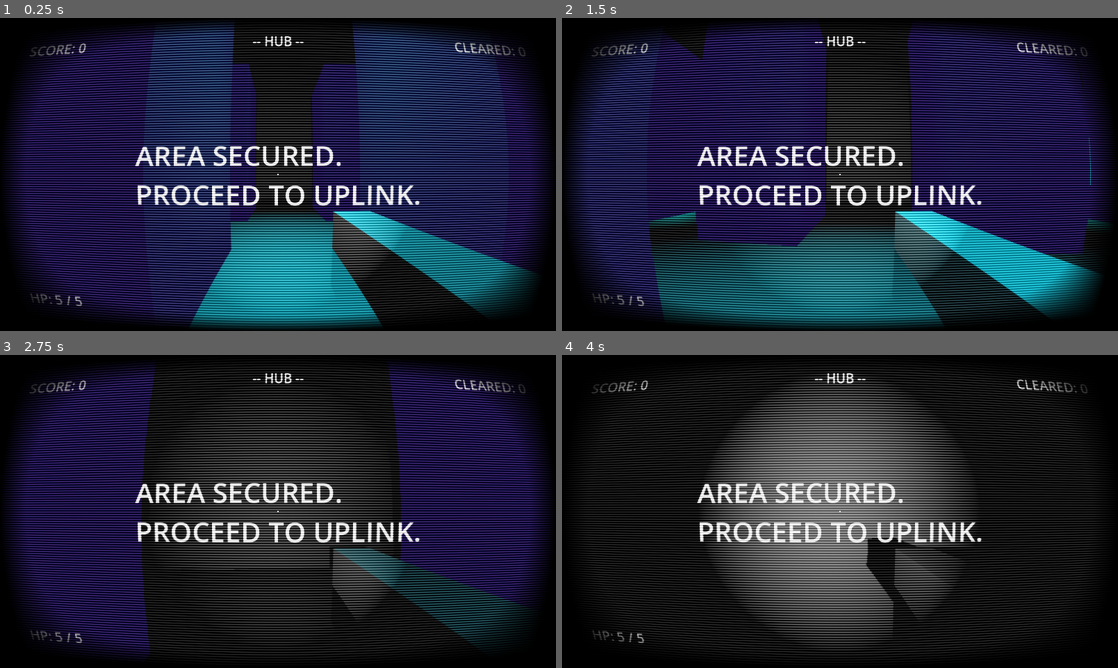
Above: before the commit, frames 1-4 (two rows, left to right).
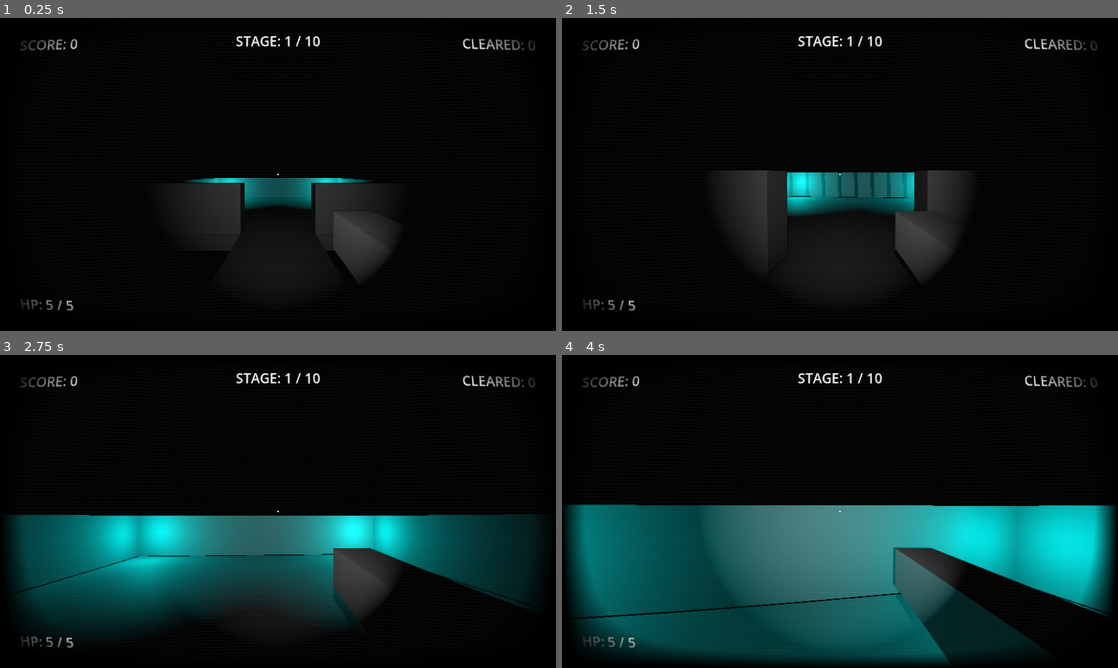
Above: after the commit, the same moments.

Repository: EnderiousGaming/R0-0TRoguelike
Game: Godot game, scene res://scenes/world_a.tscn
Two runs of this game, one before a commit and one after it. Both use one fixed random seed, a clock stepped at 60 frames per second and the inputs below. This scene is started directly instead of the project's main scene.
Inputs (mouse positions are in pixels of both pictures, inside the frame that each line leads up to):
- Up to frame 1 (0.25 s): no input
- Up to frame 2 (1.5 s): tap Enter (ui_accept) at 0.5, 0.77, 0.8, 1.07, 1.35 s; move the mouse to (867, 174) at 0.52 s; press the mouse at (867, 174) at 0.53 s; hold Up (ui_up) from 0.53 s (still down); move the mouse to (812, 174) at 1.27 s; release the mouse at (812, 174) at 1.28 s
- Up to frame 3 (2.75 s): keep holding Up (ui_up); tap Enter (ui_accept) at 1.52, 1.82, 2.3 s; click (250, 511) at 1.55 s; move the mouse to (289, 505) at 2.02 s; press the mouse at (289, 505) at 2.03 s
- Up to frame 4 (4 s): keep holding Up (ui_up); move the mouse to (834, 517) at 2.77 s; release the mouse at (834, 517) at 2.78 s; click (834, 517) at 2.85 s; tap Enter (ui_accept) at 3.02, 3.32, 3.6, 3.77 s; move the mouse to (878, 514) at 3.52 s; click (878, 514) at 3.67 s

The runs differ from the first frame. In frame 1, 70% of the frame differs, in the area x 1-99%, y 1-100%; in frame 2, 69%; in frame 3, 60%; in frame 4, 63%.

Commit message:
Added upgrades and a sword

Diff:
--- a/scenes/hub.tscn
+++ b/scenes/hub.tscn
@@ -4,6 +4,7 @@
 [ext_resource type="Script" uid="uid://ca2i1qfb50ghw" path="res://scripts/hub.gd" id="1_w6xti"]
 [ext_resource type="PackedScene" uid="uid://il4prkm7s6oo" path="res://scenes/portal.tscn" id="3_w6xti"]
 [ext_resource type="PackedScene" uid="uid://brf32bxx2jhxk" path="res://scenes/kill_plane.tscn" id="4_7wvbm"]
+[ext_resource type="Script" uid="uid://o4kkpjhrl3kf" path="res://scripts/weapon_rack.gd" id="5_bfqb0"]
 
 [sub_resource type="ProceduralSkyMaterial" id="ProceduralSkyMaterial_d1od2"]
 sky_horizon_color = Color(0.66224277, 0.6717428, 0.6867428, 1)
@@ -17,6 +18,8 @@
 sky = SubResource("Sky_w6xti")
 tonemap_mode = 2
 glow_enabled = true
+
+[sub_resource type="BoxShape3D" id="BoxShape3D_7wvbm"]
 
 [node name="Hub" type="Node3D" unique_id=320873723]
 script = ExtResource("1_w6xti")
@@ -41,3 +44,29 @@
 
 [node name="KillPlane" parent="." unique_id=1321934473 instance=ExtResource("4_7wvbm")]
 transform = Transform3D(1, 0, 0, 0, 1, 0, 0, 0, 1, 0, -10, 0)
+
+[node name="BlasterRack" type="Area3D" parent="." unique_id=2013609654]
+transform = Transform3D(1, 0, 0, 0, 1, 0, 0, 0, 1, -3, 2.5, -4)
+collision_mask = 3
+script = ExtResource("5_bfqb0")
+
+[node name="CollisionShape3D" type="CollisionShape3D" parent="BlasterRack" unique_id=603030871]
+shape = SubResource("BoxShape3D_7wvbm")
+
+[node name="Label3D" type="Label3D" parent="BlasterRack" unique_id=746052179]
+text = "EQUIP: BLASTER"
+
+[node name="SwordRack" type="Area3D" parent="." unique_id=681128436]
+transform = Transform3D(1, 0, 0, 0, 1, 0, 0, 0, 1, 3, 2.5, -4)
+collision_mask = 3
+script = ExtResource("5_bfqb0")
+weapon_type = "sword"
+
+[node name="CollisionShape3D" type="CollisionShape3D" parent="SwordRack" unique_id=252381776]
+shape = SubResource("BoxShape3D_7wvbm")
+
+[node name="Label3D" type="Label3D" parent="SwordRack" unique_id=206996318]
+text = "EQUIP: SWORD"
+
+[connection signal="body_entered" from="BlasterRack" to="BlasterRack" method="_on_body_entered"]
+[connection signal="body_entered" from="SwordRack" to="SwordRack" method="_on_body_entered"]
--- a/scenes/player.tscn
+++ b/scenes/player.tscn
@@ -19,12 +19,79 @@
 material = SubResource("StandardMaterial3D_3vyb7")
 size = Vector3(0.2, 0.2, 1)
 
+[sub_resource type="BoxMesh" id="BoxMesh_qhqgy"]
+size = Vector3(0.1, 1.2, 0.1)
+
+[sub_resource type="BoxShape3D" id="BoxShape3D_g2els"]
+size = Vector3(0.3, 2.4, 0.3)
+
 [sub_resource type="ShaderMaterial" id="ShaderMaterial_qhqgy"]
 shader = ExtResource("2_g2els")
-shader_parameter/vignette_multiplier = 90.0000042275
-shader_parameter/curvature = 3.000000095
-shader_parameter/scanline_count = 250.0
-shader_parameter/scanline_intensity = 0.2
+shader_parameter/vignette_multiplier = 100.0
+shader_parameter/curvature = 5.00000019
+shader_parameter/scanline_count = 350.000016625
+shader_parameter/scanline_intensity = 0.050000002375
+
+[sub_resource type="Animation" id="Animation_qhqgy"]
+length = 0.001
+tracks/0/type = "value"
+tracks/0/imported = false
+tracks/0/enabled = true
+tracks/0/path = NodePath("Head/Camera3D/SwordMesh:rotation")
+tracks/0/interp = 1
+tracks/0/loop_wrap = true
+tracks/0/keys = {
+"times": PackedFloat32Array(0),
+"transitions": PackedFloat32Array(1),
+"update": 0,
+"values": [Vector3(-0.38475785, 0, 0)]
+}
+tracks/1/type = "value"
+tracks/1/imported = false
+tracks/1/enabled = true
+tracks/1/path = NodePath("Head/Camera3D/SwordMesh:position")
+tracks/1/interp = 1
+tracks/1/loop_wrap = true
+tracks/1/keys = {
+"times": PackedFloat32Array(0),
+"transitions": PackedFloat32Array(1),
+"update": 0,
+"values": [Vector3(0.6, -0.5, -1.4)]
+}
+
+[sub_resource type="Animation" id="Animation_g2els"]
+resource_name = "swing"
+length = 0.4
+tracks/0/type = "value"
+tracks/0/imported = false
+tracks/0/enabled = true
+tracks/0/path = NodePath("Head/Camera3D/SwordMesh:position")
+tracks/0/interp = 1
+tracks/0/loop_wrap = true
+tracks/0/keys = {
+"times": PackedFloat32Array(0, 0.1, 0.4),
+"transitions": PackedFloat32Array(1, 1, 1),
+"update": 0,
+"values": [Vector3(0.6, -0.4, -0.8), Vector3(-0.6, -0.5, -1.4), Vector3(0.6, -0.4, -0.8)]
+}
+tracks/1/type = "value"
+tracks/1/imported = false
+tracks/1/enabled = true
+tracks/1/path = NodePath("Head/Camera3D/SwordMesh:rotation")
+tracks/1/interp = 1
+tracks/1/loop_wrap = true
+tracks/1/keys = {
+"times": PackedFloat32Array(0, 0.1, 0.4),
+"transitions": PackedFloat32Array(1, 1, 1),
+"update": 0,
+"values": [Vector3(0.7853982, 0, -0.2617994), Vector3(0.2617994, 1.0471976, -1.3962634), Vector3(0.7853982, 0, -0.2617994)]
+}
+
+[sub_resource type="AnimationLibrary" id="AnimationLibrary_qhqgy"]
+_data = {
+&"RESET": SubResource("Animation_qhqgy"),
+&"swing": SubResource("Animation_g2els")
+}
 
 [node name="Player" type="CharacterBody3D" unique_id=665301636 groups=["player"]]
 collision_layer = 2
@@ -67,6 +134,17 @@
 shadow_enabled = true
 spot_range = 30.0
 spot_angle = 35.0
+
+[node name="SwordMesh" type="MeshInstance3D" parent="Head/Camera3D" unique_id=1290456949]
+transform = Transform3D(1, 0, 0, 0, 0.9268893, 0.37533468, 0, -0.37533468, 0.9268893, 0.6, -0.5, -1.4)
+mesh = SubResource("BoxMesh_qhqgy")
+
+[node name="SwordHitbox" type="Area3D" parent="Head/Camera3D/SwordMesh" unique_id=427118511]
+collision_layer = 0
+collision_mask = 4
+
+[node name="CollisionShape3D" type="CollisionShape3D" parent="Head/Camera3D/SwordMesh/SwordHitbox" unique_id=1964407621]
+shape = SubResource("BoxShape3D_g2els")
 
 [node name="HUD" type="CanvasLayer" parent="." unique_id=961869898]
 
@@ -201,3 +279,9 @@
 grow_horizontal = 2
 grow_vertical = 2
 mouse_filter = 2
+
+[node name="AnimationPlayer" type="AnimationPlayer" parent="." unique_id=1583491240]
+libraries/ = SubResource("AnimationLibrary_qhqgy")
+
+[connection signal="body_entered" from="Head/Camera3D/SwordMesh/SwordHitbox" to="." method="_on_sword_hitbox_body_entered"]
+[connection signal="animation_finished" from="AnimationPlayer" to="." method="_on_animation_player_animation_finished"]
--- /dev/null
+++ b/scenes/upgrade_pickup.tscn
@@ -0,0 +1,31 @@
+[gd_scene format=3 uid="uid://1lg3nxbc44s"]
+
+[ext_resource type="Script" uid="uid://df0w2frsogbbq" path="res://scripts/upgrade_pickup.gd" id="1_qjdda"]
+
+[sub_resource type="BoxShape3D" id="BoxShape3D_bjmcg"]
+size = Vector3(2, 2, 2)
+
+[sub_resource type="StandardMaterial3D" id="StandardMaterial3D_qjdda"]
+albedo_color = Color(1, 0.84313726, 0, 1)
+emission_enabled = true
+emission = Color(1, 0.84313726, 0, 1)
+
+[sub_resource type="BoxMesh" id="BoxMesh_hm5wb"]
+material = SubResource("StandardMaterial3D_qjdda")
+
+[node name="UpgradePickup" type="Area3D" unique_id=54518159 groups=["upgrades"]]
+collision_mask = 3
+script = ExtResource("1_qjdda")
+
+[node name="CollisionShape3D" type="CollisionShape3D" parent="." unique_id=411133568]
+shape = SubResource("BoxShape3D_bjmcg")
+
+[node name="MeshInstance3D" type="MeshInstance3D" parent="." unique_id=1685508555]
+mesh = SubResource("BoxMesh_hm5wb")
+
+[node name="Label3D" type="Label3D" parent="." unique_id=500351739]
+transform = Transform3D(1, 0, 0, 0, 1, 0, 0, 0, 1, 0, 1.5, 0)
+billboard = 1
+no_depth_test = true
+
+[connection signal="body_entered" from="." to="." method="_on_body_entered"]
--- a/scenes/world_a.tscn
+++ b/scenes/world_a.tscn
@@ -177,7 +177,7 @@
 autostart = true
 
 [node name="Portal" parent="." unique_id=1907718005 instance=ExtResource("5_jrenj")]
-transform = Transform3D(1, 0, 0, 0, 1, 0, 0, 0, 1, -0.17625761, 1, 13.444528)
+transform = Transform3D(1, 0, 0, 0, 1, 0, 0, 0, 1, -0.17625761, 1, 4.1827393)
 
 [node name="OmniLight3D" type="OmniLight3D" parent="." unique_id=93069]
 transform = Transform3D(1, 0, 0, 0, 1, 0, 0, 0, 1, -0.25411558, 4.5813313, 0)
--- a/scenes/world_c.tscn
+++ b/scenes/world_c.tscn
@@ -109,7 +109,7 @@
 autostart = true
 
 [node name="Portal" parent="." unique_id=1907718005 instance=ExtResource("5_7dwsv")]
-transform = Transform3D(1, 0, 0, 0, 1, 0, 0, 0, 1, -0.17625761, 6.7281494, 12.098251)
+transform = Transform3D(1, 0, 0, 0, 1, 0, 0, 0, 1, -0.17625761, 6.7281494, 8.847174)
 
 [node name="KillPlane" parent="." unique_id=1321934473 instance=ExtResource("2_e7edo")]
 transform = Transform3D(1, 0, 0, 0, 1, 0, 0, 0, 1, 0, -10, 0)
--- a/scripts/enemy.gd
+++ b/scripts/enemy.gd
@@ -50,14 +50,26 @@
 
 # --- COMBAT LOGIC ---
 func take_damage(amount):
-	health -= amount
-	print("Enemy hit! Health remaining: ", health)
+	var final_damage = amount
+
+	# Check distance to player for Sniper/Shotgun modifiers
+	if player:
+		var dist = global_position.distance_to(player.global_position)
+		if RunManager.has_close_combat and dist < 6.0:
+			final_damage += 2
+		elif RunManager.has_sniper_combat and dist > 15.0:
+			final_damage += 2
+
+	health -= final_damage
+
+	# ... (Keep your normal damage number spawning logic below here,
+	# but make sure dmg_text.text = str(final_damage) so the numbers are accurate!)
 
 	# --- SPAWN DAMAGE NUMBER ---
 	var dmg_text = DAMAGE_NUMBER.instantiate()
 	get_parent().add_child(dmg_text)
 	dmg_text.global_position = global_position + Vector3(0, 1.5, 0)
-	dmg_text.text = str(amount)
+	dmg_text.text = str(final_damage)
 
 	# NEW: Tell it to start floating NOW, after it has been teleported!
 	dmg_text.animate()
@@ -69,10 +81,12 @@
 		die()
 
 func die():
-	print("Enemy destroyed!")
+	RunManager.score += 100
+	RunManager.enemies_defeated_this_room += 1
 
-	RunManager.score += 200 # Currency for the shop
-	RunManager.enemies_defeated_this_room += 1 # Progression for the portal
+	# MODIFIER: LIFESTEAL
+	if RunManager.has_lifesteal and RunManager.current_health < RunManager.max_health:
+		RunManager.current_health += 1
 
 	queue_free()
 
--- a/scripts/player.gd
+++ b/scripts/player.gd
@@ -1,4 +1,17 @@
 extends CharacterBody3D
+
+# --- SWORD VARIABLES ---
+@onready var sword_mesh = $Head/Camera3D/SwordMesh
+@onready var sword_hitbox = $Head/Camera3D/SwordMesh/SwordHitbox
+@onready var anim_player = $AnimationPlayer
+
+var sword_damage = 3
+var is_swinging = false
+var enemies_hit_this_swing = [] # Prevents hitting the same enemy 60 times a frame!
+
+# --- MODIFIER VARIABLES ---
+var drain_timer = 0.0
+var radiation_timer = 0.0
 
 # --- MOVEMENT VARIABLES ---
 const SPEED = 5.0
@@ -38,6 +51,8 @@
 	resume_button.pressed.connect(toggle_pause)
 	quit_button.pressed.connect(quit_to_menu)
 
+	update_weapon_loadout()
+
 # --- INPUT HANDLING ---
 func _unhandled_input(event):
 	# 1. CLICK TO CAPTURE: If we click the left mouse button, lock the mouse!
@@ -65,27 +80,39 @@
 
 # --- PHYSICS PROCESSING ---
 func _physics_process(delta):
-	# Add the gravity.
+	# --- CALCULATE MODIFIED PHYSICS ---
+	var current_gravity = gravity
+	var current_jump = JUMP_VELOCITY
+	var current_accel = 10.0 # Standard snappy acceleration
+	var current_speed = SPEED * RunManager.player_speed_multiplier
+
+	if RunManager.has_moon_jump:
+		# Changed to half gravity and a slightly boosted jump!
+		current_gravity = gravity * 0.5
+		current_jump = JUMP_VELOCITY * 1.2
+
+	if RunManager.has_ice_physics:
+		current_accel = 1.0 # Super low acceleration makes it slippery!
+
+	# --- APPLY GRAVITY & JUMP ---
 	if not is_on_floor():
-		velocity.y -= gravity * delta
-
-	# Handle jump.
+		velocity.y -= current_gravity * delta
+
+	# Replaced "jump" with "ui_accept"
 	if Input.is_action_just_pressed("ui_accept") and is_on_floor():
-		velocity.y = JUMP_VELOCITY
-
-	# Get the input direction and handle the movement/deceleration.
+		velocity.y = current_jump
+
+	# Replaced the move directions with the UI defaults
 	var input_dir = Input.get_vector("ui_left", "ui_right", "ui_up", "ui_down")
 	var direction = (transform.basis * Vector3(input_dir.x, 0, input_dir.y)).normalized()
 
-	# --- MOVEMENT LOGIC ---
-	var current_speed = SPEED * RunManager.player_speed_multiplier
-
 	if direction:
-		velocity.x = direction.x * current_speed
-		velocity.z = direction.z * current_speed
+		# Lerp smoothly transitions current speed to target speed based on our acceleration
+		velocity.x = lerp(velocity.x, direction.x * current_speed, current_accel * delta)
+		velocity.z = lerp(velocity.z, direction.z * current_speed, current_accel * delta)
 	else:
-		velocity.x = move_toward(velocity.x, 0, current_speed)
-		velocity.z = move_toward(velocity.z, 0, current_speed)
+		velocity.x = lerp(velocity.x, 0.0, current_accel * delta)
+		velocity.z = lerp(velocity.z, 0.0, current_accel * delta)
 
 	move_and_slide()
 
@@ -183,11 +210,35 @@
 		fire_cooldown -= delta
 
 	# 2. Check if the player is holding the trigger AND the gun is ready
+	# --- WEAPON TRIGGERS ---
 	if Input.is_action_pressed("shoot") and Input.get_mouse_mode() == Input.MOUSE_MODE_CAPTURED:
-		if fire_cooldown <= 0.0:
-			fire_weapon()
-			# Pull the current upgraded speed from the RunManager!
-			fire_cooldown = RunManager.fire_rate
+		if RunManager.equipped_weapon == "blaster":
+			if fire_cooldown <= 0.0:
+				fire_weapon()
+				fire_cooldown = RunManager.fire_rate
+
+		elif RunManager.equipped_weapon == "sword":
+			# Only swing if we aren't already swinging!
+			if not is_swinging:
+				swing_sword()
+
+	# --- MODIFIER: HEALTH DRAIN ---
+	if RunManager.has_health_drain:
+		drain_timer += delta
+		if drain_timer >= 30.0:
+			drain_timer = 0.0
+			take_damage(1) # Uses your normal damage function so the screen still flashes!
+
+	# --- MODIFIER: RADIATION AURA ---
+	if RunManager.has_radiation_aura:
+		radiation_timer += delta
+		if radiation_timer >= 1.0: # Tick once per second
+			radiation_timer = 0.0
+			# Find every enemy in the room and check their distance
+			for enemy in get_tree().get_nodes_in_group("enemy"):
+				if global_position.distance_to(enemy.global_position) <= 8.0:
+					if enemy.has_method("take_damage"):
+						enemy.take_damage(1)
 
 func announce(message: String):
 	announcement_label.text = message
@@ -195,3 +246,33 @@
 	# Wait 4 seconds, then erase the text
 	await get_tree().create_timer(4.0).timeout
 	announcement_label.text = ""
+
+func update_weapon_loadout():
+	if RunManager.equipped_weapon == "blaster":
+		$Head/Camera3D/BlasterMesh.visible = true
+		sword_mesh.visible = false
+	elif RunManager.equipped_weapon == "sword":
+		$Head/Camera3D/BlasterMesh.visible = false
+		sword_mesh.visible = true
+
+func swing_sword():
+	is_swinging = true
+	enemies_hit_this_swing.clear() # Reset the memory of who we hit
+	anim_player.play("swing")
+
+
+func _on_sword_hitbox_body_entered(body):
+	# If the sword isn't actively swinging, it's harmless!
+	if not is_swinging:
+		return
+
+	if body.is_in_group("enemy") and body.has_method("take_damage"):
+		# Make sure we haven't already sliced this specific enemy during this specific swing
+		if not body in enemies_hit_this_swing:
+			body.take_damage(sword_damage)
+			enemies_hit_this_swing.append(body)
+			print("SYSTEM: Sliced enemy for ", sword_damage, " damage!")
+
+func _on_animation_player_animation_finished(anim_name):
+	if anim_name == "swing":
+		is_swinging = false # The swing is over, we can attack again!
--- a/scripts/run_manager.gd
+++ b/scripts/run_manager.gd
@@ -1,4 +1,16 @@
 extends Node
+
+# --- LOADOUT ---
+var equipped_weapon = "blaster" # Can be "blaster" or "sword"
+
+# --- MODIFIER FLAGS ---
+var has_ice_physics = false
+var has_health_drain = false
+var has_lifesteal = false
+var has_moon_jump = false
+var has_close_combat = false
+var has_sniper_combat = false
+var has_radiation_aura = false
 
 # --- SHOP ECONOMY ---
 var heal_cost = 500
@@ -34,3 +46,42 @@
 	max_health_cost = 1200
 	fire_rate = 0.25
 	fire_rate_cost = 1000
+	has_ice_physics = false
+	has_health_drain = false
+	has_lifesteal = false
+	has_moon_jump = false
+	has_close_combat = false
+	has_sniper_combat = false
+	has_radiation_aura = false
+	equipped_weapon = "blaster"
+
+func apply_upgrade(upgrade_id: int):
+	match upgrade_id:
+		1: # Damage +, Fire Rate -
+			laser_damage += 2
+			fire_rate += 0.15 # Higher fire_rate means a longer delay between shots!
+		2: # Faster, Ice Physics
+			player_speed_multiplier += 0.3
+			has_ice_physics = true
+		3: # Max HP +, Slower
+			max_health += 3
+			current_health += 3
+			player_speed_multiplier -= 0.15
+		4: # Fire Rate +, Damage -
+			fire_rate = max(0.05, fire_rate - 0.1) # Faster!
+			laser_damage = max(1, laser_damage - 1) # Don't let damage drop below 1
+		5: # Max HP ++, Drain
+			max_health += 5
+			current_health += 5
+			has_health_drain = true
+		6: # Lifesteal, Drain
+			has_lifesteal = true
+			has_health_drain = true
+		7: # Jump ++, Gravity ++
+			has_moon_jump = true
+		8: # Close Combat
+			has_close_combat = true
+		9: # Sniper
+			has_sniper_combat = true
+		10: # Radiation Aura
+			has_radiation_aura = true
--- /dev/null
+++ b/scripts/upgrade_pickup.gd
@@ -0,0 +1,37 @@
+extends Area3D
+
+@onready var label = $Label3D
+var my_upgrade_id = 1
+
+# A dictionary to look up the text descriptions
+var upgrade_texts = {
+	1: "HEAVY BARREL\n+Damage, -Fire Rate",
+	2: "FRICTIONLESS COATING\n+Speed, Ice Physics",
+	3: "TITANIUM PLATING\n+Max HP, -Speed",
+	4: "OVERCLOCKED EMITTER\n+Fire Rate, -Damage",
+	5: "CURSED CHASSIS\n++Max HP, Health slowly drains",
+	6: "VAMPIRIC ALGORITHM\nHeal on kill, Health slowly drains",
+	7: "MOON BOOTS\nHigh Jump, Low Gravity",
+	8: "SHOTGUN LOGIC\n+Damage when close to targets",
+	9: "SNIPER LOGIC\n+Damage when far from targets",
+	10: "RADIATION AURA\nNearby enemies take damage"
+}
+
+func _ready():
+	# You can delete the text update from here!
+	pass
+
+func setup(id: int):
+	my_upgrade_id = id
+	# Update the text AFTER the box receives its new random ID!
+	label.text = upgrade_texts[my_upgrade_id]
+
+func _on_body_entered(body):
+	if body.is_in_group("player"):
+		print("SYSTEM: Upgrade ", my_upgrade_id, " acquired.")
+
+		# 1. Apply the stats globally
+		RunManager.apply_upgrade(my_upgrade_id)
+
+		# 2. Tell every other upgrade in the room to self-destruct!
+		get_tree().call_group("upgrades", "queue_free")
--- /dev/null
+++ b/scripts/weapon_rack.gd
@@ -0,0 +1,13 @@
+extends Area3D
+
+@export var weapon_type = "blaster" # Change this to "sword" in the Inspector for the Sword Rack!
+
+func _on_body_entered(body):
+	if body.is_in_group("player"):
+		RunManager.equipped_weapon = weapon_type
+
+		# Force the player to immediately update their 3D model
+		if body.has_method("update_weapon_loadout"):
+			body.update_weapon_loadout()
+
+		print("SYSTEM: Equipped ", weapon_type)
--- a/scripts/world.gd
+++ b/scripts/world.gd
@@ -1,4 +1,6 @@
 extends Node3D
+
+const UPGRADE_SCENE = preload("res://scenes/upgrade_pickup.tscn")
 
 @onready var wave_director_timer = $WaveDirector/Timer
 @onready var portal = $Portal
@@ -46,4 +48,25 @@
 	if player and player.has_method("announce"):
 		player.announce("AREA SECURED.\nPROCEED TO UPLINK.")
 
+	spawn_upgrades()
+
 	print("UPLINK AVAILABLE: Area secured!")
+
+func spawn_upgrades():
+	# 1. Create a deck of 10 cards and shuffle them
+	var pool = [1, 2, 3, 4, 5, 6, 7, 8, 9, 10]
+	pool.shuffle()
+
+	# 2. Define a triangle of positions around the portal
+	var offsets = [Vector3(-3, 0, 2), Vector3(3, 0, 2), Vector3(0, 0, -3)]
+
+	# 3. Spawn the first 3 upgrades from the shuffled deck
+	for i in range(3):
+		var upgrade = UPGRADE_SCENE.instantiate()
+		add_child(upgrade)
+
+		# Place them using the offsets
+		upgrade.global_position = $Portal.global_position + offsets[i]
+
+		# Tell the box which upgrade it is!
+		upgrade.setup(pool[i])
Not shown, added: scripts/upgrade_pickup.gd.uid
Not shown, added: scripts/weapon_rack.gd.uid
